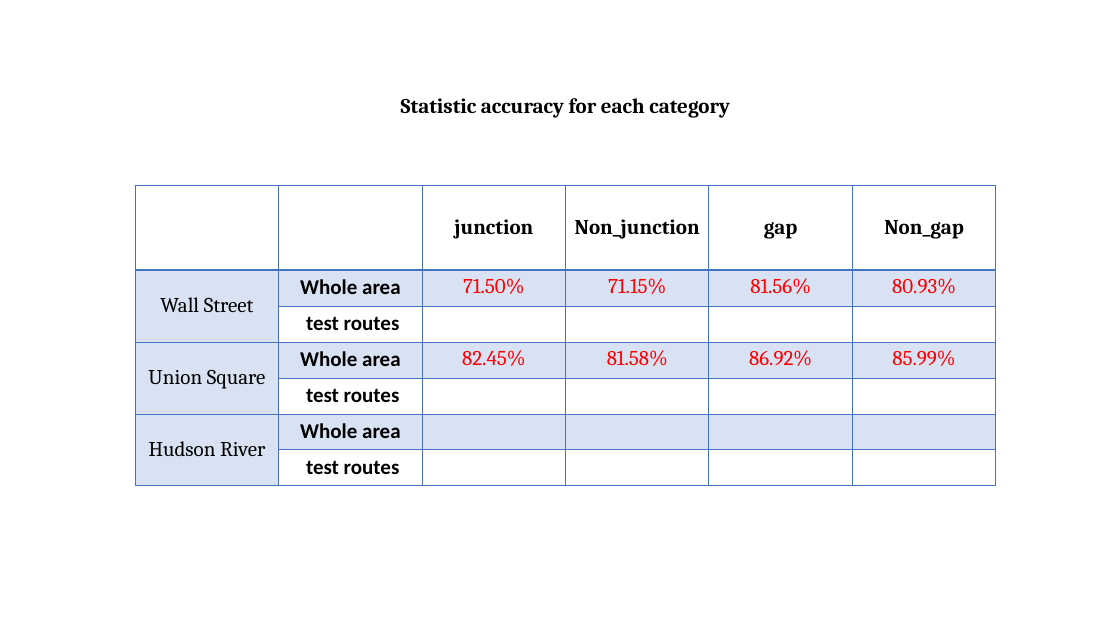
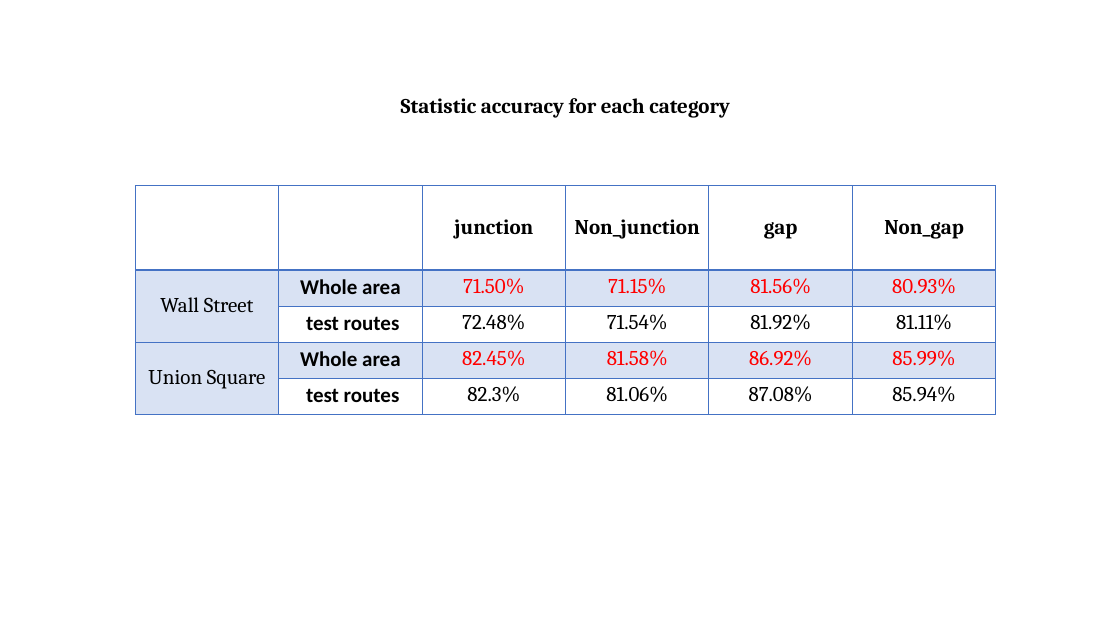
Before and after one commit to ZhouMengjie/bsd-cnn-network, a slide deck: slide 59 of BSD_Figures.pptx. Drawn at 1120x630 pixels with LibreOffice and Linux fonts; fonts in the diff are those of the drawing. Boxes give left, top, right and bottom in pixels: in the first picture for what was removed or moved away, otherwise in the second. Text is boxed around its words. In the diff, an @@ line names an element or a change of style, - is before the commit and + after.

```diff
--- a/BSD_Figures.pptx
+++ b/BSD_Figures.pptx
@@ table at bbox=[135, 186, 997, 414] @@
-row 3:  | test routes |  |  |  | 
+row 3:  | test routes | 72.48% | 71.54% | 81.92% | 81.11%
-row 5:  | test routes |  |  |  | 
-row 6: Hudson River | Whole area |  |  |  | 
-row 7:  | test routes |  |  |  | 
+row 5:  | test routes | 82.3% | 81.06% | 87.08% | 85.94%
```
Also in this commit, not shown: 3 other slides changed, 8 slides added, 1 other file.
